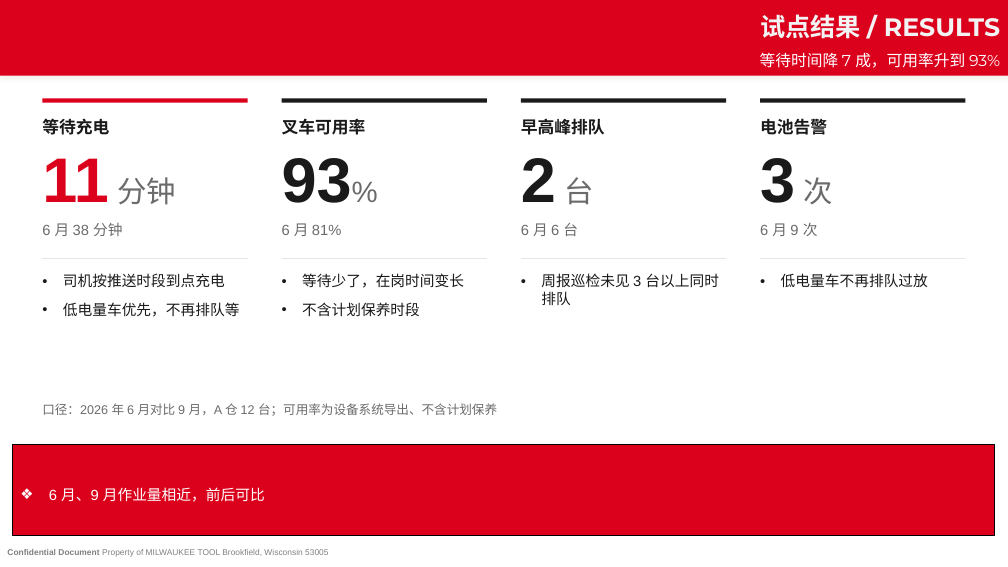
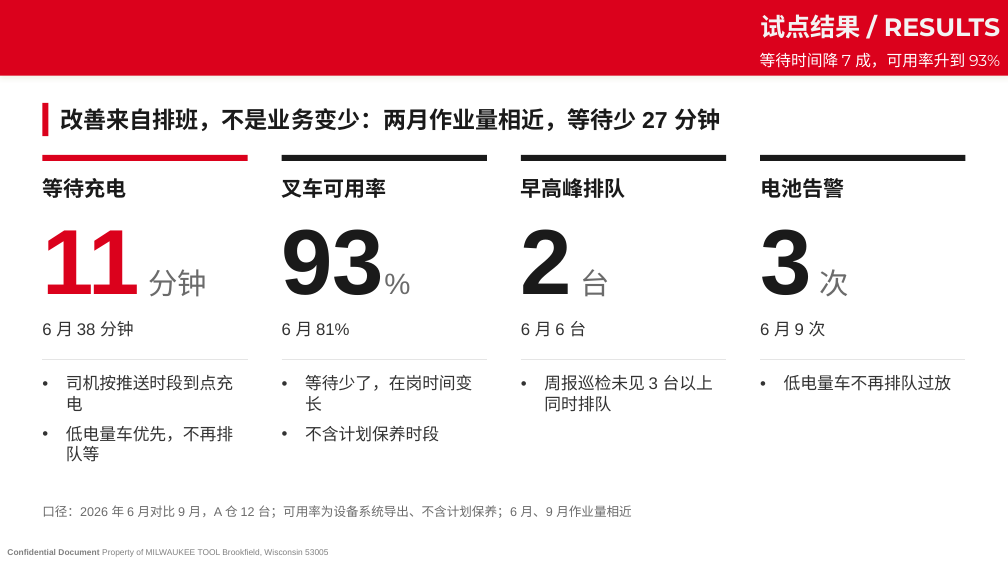
Before and after one commit to WangYiTao0/myskills, a slide deck: slide 5 of docs/trials/2026-10-14-ppt-workflow/deck.pptx. Drawn at 1008x567 pixels with LibreOffice and Linux fonts; fonts in the diff are those of the drawing; background and template pictures are left out. Boxes give left, top, right and bottom in pixels: in the first picture for what was removed or moved away, otherwise in the second. Text is boxed around its words. In the diff, an @@ line names an element or a change of style, - is before the commit and + after.

```diff
--- a/docs/trials/2026-10-14-ppt-workflow/deck.pptx
+++ b/docs/trials/2026-10-14-ppt-workflow/deck.pptx
@@ rectangle added at (42, 103, 48, 136), fill #DB011C @@
@@ text added at (60, 108, 720, 131), 22 pt, text #1A1A1A, bold @@
+改善来自排班，不是业务变少：两月作业量相近，等待少 27 分钟
@@ text "等待充电": place and size @@
-text "等待充电" at (42, 118, 109, 135)
+text "等待充电" at (42, 178, 126, 198)
@@ text "叉车可用率": place and size @@
-text "叉车可用率" at (282, 118, 366, 135)
+text "叉车可用率" at (282, 178, 387, 198)
@@ text "早高峰排队": place and size @@
-text "早高峰排队" at (521, 118, 605, 135)
+text "早高峰排队" at (521, 178, 626, 198)
@@ size 16 to 20 pt in 4 elements at (42, 178, 126, 198), (282, 178, 387, 198), (521, 178, 626, 198), (760, 178, 844, 198) @@
@@ text "电池告警": place and size @@
-text "电池告警" at (760, 119, 827, 135)
+text "电池告警" at (760, 178, 844, 198)
@@ 4 rectangles: place and size @@
-4 rectangles at (42, 98, 965, 103)
+4 rectangles at (42, 155, 965, 161)
@@ text "11 分钟": place and size @@
-text "11 分钟" at (42, 158, 176, 205)
+text "11 分钟" at (42, 230, 207, 297)
@@ text "11 分钟" at (42, 230, 207, 297): size 60 to 88 pt in "11" @@
@@ text "93%": place and size @@
-text "93%" at (282, 158, 352, 203)
+text "93%" at (282, 229, 385, 295)
@@ text "93%" at (282, 229, 385, 295): size 60 to 88 pt in "93%" @@
@@ text "2 台": place and size @@
-text "2 台" at (521, 158, 593, 205)
+text "2 台" at (521, 229, 609, 297)
@@ text "2 台" at (521, 229, 609, 297): size 60 to 88 pt in "2" @@
@@ text "3 次": place and size @@
-text "3 次" at (760, 158, 832, 204)
+text "3 次" at (760, 229, 849, 296)
@@ text "3 次" at (760, 229, 849, 296): size 60 to 88 pt in "3" @@
@@ text "6 月 38 分钟": place and size @@
-text "6 月 38 分钟" at (42, 223, 122, 236)
+text "6 月 38 分钟" at (42, 321, 134, 337)
@@ text "6 月 81%": place and size @@
-text "6 月 81%" at (282, 223, 341, 236)
+text "6 月 81%" at (282, 321, 350, 337)
@@ text "6 月 6 台": place and size @@
-text "6 月 6 台" at (521, 223, 578, 236)
+text "6 月 6 台" at (521, 321, 586, 337)
@@ size 14 to 16 pt, text colour #6B6B6B to #333333 in 4 elements at (42, 321, 134, 337), (282, 321, 350, 337), (521, 321, 586, 337), (760, 321, 826, 337) @@
@@ text "6 月 9 次": place and size @@
-text "6 月 9 次" at (760, 223, 818, 236)
+text "6 月 9 次" at (760, 321, 826, 337)
@@ 4 texts, 4 lines: place and size @@
-4 texts, 4 lines at (42, 259, 966, 317)
+4 texts, 4 lines at (42, 360, 966, 462)
@@ size 14 to 16 pt, text colour #1A1A1A to #333333; indent changed in 4 elements at (66, 375, 233, 462), (305, 375, 472, 442), (544, 375, 713, 412), (784, 375, 951, 391) @@
@@ rectangle removed at (13, 445, 995, 535) @@
-❖ 6 月、9 月作业量相近，前后可比
@@ text at (42, 505, 632, 518): text changed @@
-口径：2026 年 6 月对比 9 月，A 仓 12 台；可用率为设备系统导出、不含计划保养
+口径：2026 年 6 月对比 9 月，A 仓 12 台；可用率为设备系统导出、不含计划保养；6 月、9 月作业量相近
```
Also in this commit, not shown: 5 other slides changed, 4 other files.
